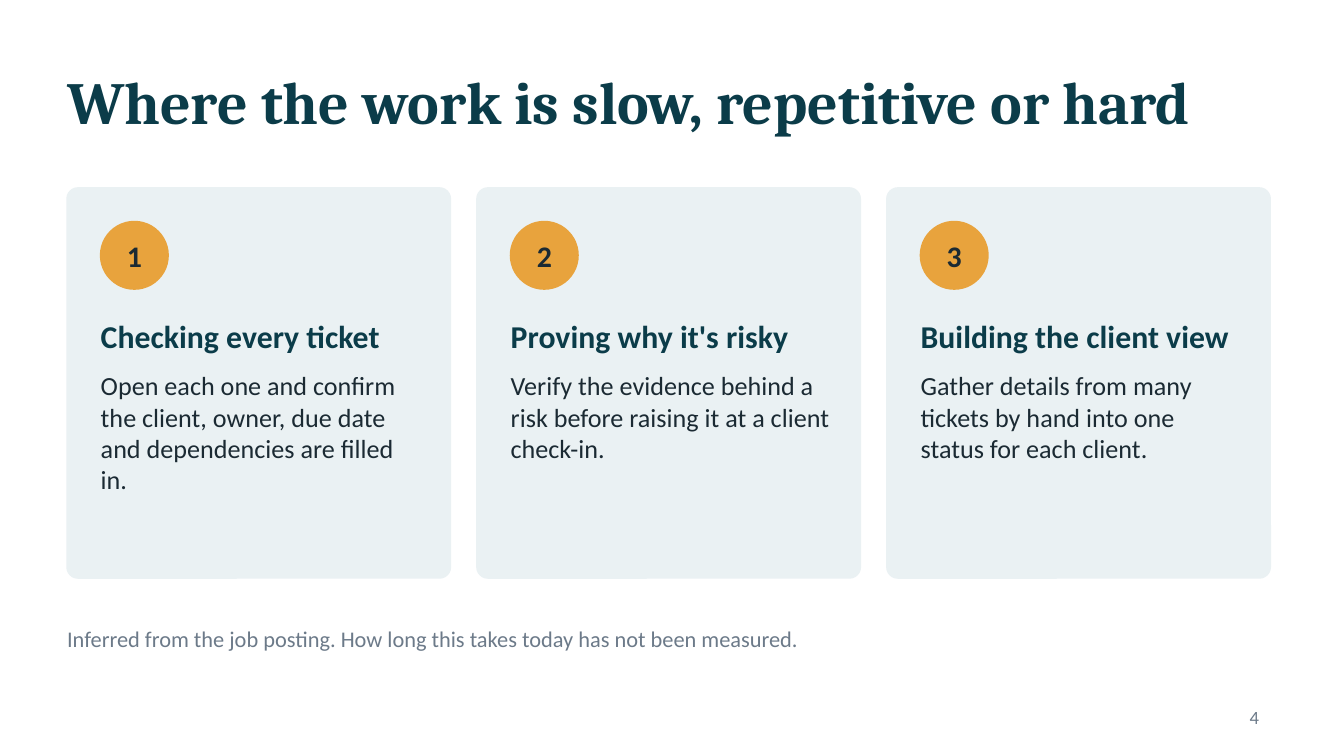
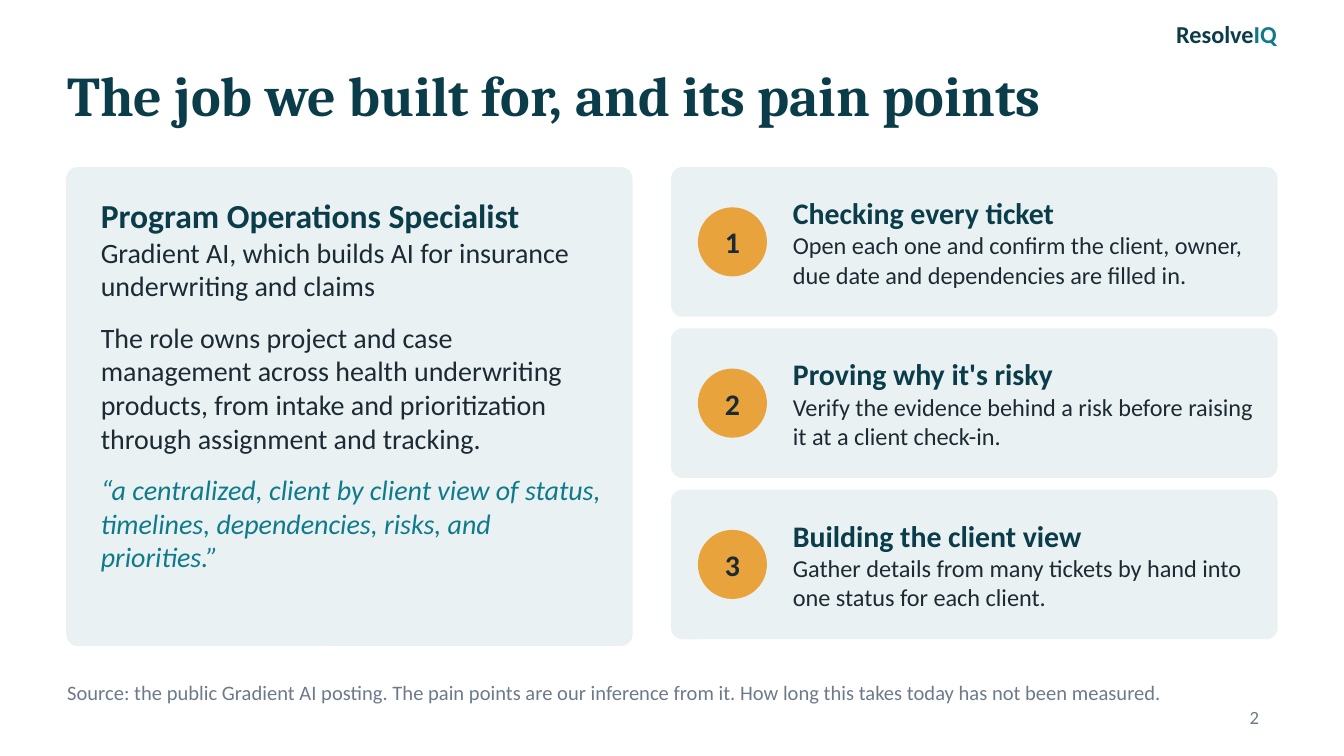
Before and after one commit to Michelle-Sainsbury/resolveiq, a slide deck: slide 2 of docs/showcase/ResolveIQ_Presentation.pptx (slide 4 before the commit). Drawn at 1344x756 pixels with LibreOffice and Linux fonts; fonts in the diff are those of the drawing. Boxes give left, top, right and bottom in pixels: in the first picture for what was removed or moved away, otherwise in the second. Text is boxed around its words. In the diff, an @@ line names an element or a change of style, - is before the commit and + after.

```diff
--- a/docs/showcase/ResolveIQ_Presentation.pptx
+++ b/docs/showcase/ResolveIQ_Presentation.pptx
@@ text added at [1176,26,1277,46], 13 pt, text #0B3C49, bold @@
+ResolveIQ
@@ text removed at [67,82,1190,137] @@
-Where the work is slow, repetitive or hard
@@ text added at [67,76,1040,129], 30 pt, text #0B3C49, bold @@
+The job we built for, and its pain points
@@ rounded rectangle: place and size @@
-rounded rectangle at [67,188,450,578]
+rounded rectangle at [67,168,632,645]
@@ rounded rectangle at [67,168,632,645]: proportions changed @@
@@ rounded rectangle added at [672,168,1277,316], fill #EAF1F3, outline #EAF1F3 1 pt @@
@@ text "Checking every ticket": place and size @@
-text "Checking every ticket" at [101,377,395,489]
+text "Checking every ticket" at [793,203,1242,288]
@@ text added at [101,204,601,572], 15 pt, text #1B2A33 @@
+Program Operations Specialist
+Gradient AI, which builds AI for insurance underwriting and claims
+The role owns project and case management across health underwriting products, from intake and prioritization through assignment and tracking.
+“a centralized, client by client view of status, timelines, dependencies, risks, and priorities.”
@@ rounded rectangle removed at [477,188,860,578] @@
@@ text "1": place and size @@
-text "1" at [127,247,142,267]
+text "1" at [725,233,740,253]
@@ ellipse: place and size @@
-ellipse at [511,222,578,289]
+ellipse at [699,208,766,276]
@@ text at [793,203,1054,229]: paragraph added @@
+Checking every ticket
@@ text at [793,237,1242,288]: size 14 to 13 pt in "Open each one and confirm the client, ..." @@
@@ text removed at [101,325,379,354] @@
-Checking every ticket
@@ text removed at [511,325,788,354] @@
-Proving why it's risky
@@ rounded rectangle at [672,329,1277,477]: proportions changed @@
@@ rounded rectangle: place and size @@
-rounded rectangle at [887,188,1270,578]
+rounded rectangle at [672,329,1277,477]
@@ text removed at [921,325,1228,354] @@
-Building the client view
@@ vertical alignment top to middle in 3 elements at [793,526,1241,606], [793,203,1242,288], [793,364,1252,445] @@
@@ text "Proving why it's risky": place and size @@
-text "Proving why it's risky" at [511,377,829,458]
+text "Proving why it's risky" at [793,364,1252,445]
@@ text "2": place and size @@
-text "2" at [537,247,552,267]
+text "2" at [725,395,740,415]
@@ ellipse: place and size @@
-ellipse at [101,222,168,289]
+ellipse at [699,370,766,437]
@@ text at [793,364,1053,390]: paragraph added @@
+Proving why it's risky
@@ text at [793,399,1252,445]: size 14 to 13 pt in "Verify the evidence behind a risk before ..." @@
@@ rounded rectangle added at [672,491,1277,638], fill #EAF1F3, outline #EAF1F3 1 pt @@
@@ text "Building the client view": place and size @@
-text "Building the client view" at [921,377,1192,458]
+text "Building the client view" at [793,526,1241,606]
@@ text "3": place and size @@
-text "3" at [947,247,962,267]
+text "3" at [725,556,740,576]
@@ ellipse: place and size @@
-ellipse at [921,222,988,289]
+ellipse at [699,531,766,598]
@@ text at [793,526,1081,552]: paragraph added @@
+Building the client view
@@ text at [793,560,1241,606]: size 14 to 13 pt in "Gather details from many tickets by hand ..." @@
@@ text at [67,686,1161,704]: text changed; size 12 to 11 pt @@
-Inferred from the job posting. How long this takes today has not been measured.
+Source: the public Gradient AI posting. The pain points are our inference from it. How long this takes today has not been measured.
@@ page number at [1250,712,1259,724]: text changed @@
-4
+2
```
Also in this commit, not shown: 4 slides added, 7 slides removed.
